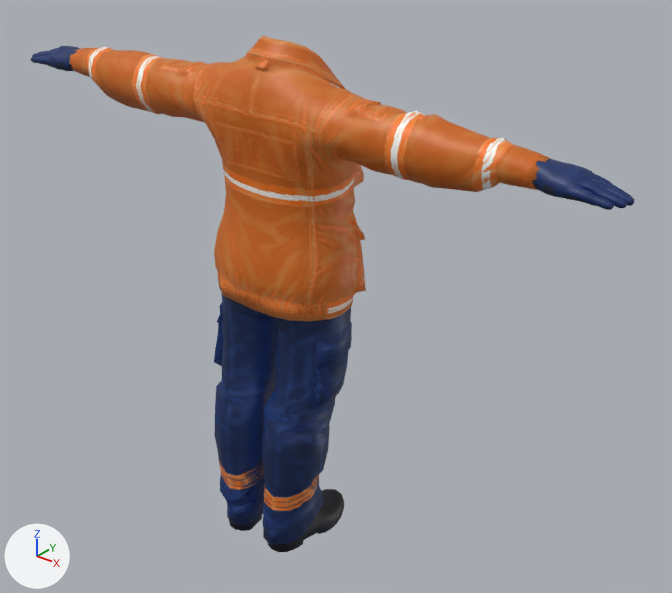
An edit to the glTF model body-glb/body-employee.glb, drawn before and after from the same camera.
Camera for both pictures: a 50 mm lens placed at (1.67, -1.86, 1.97), pointed at (0.1, 0.1, 0.75). Arrows for +X, +Y and +Z are at lower left; the lights stay in place. Where no turn or scale is listed for an object, it has been applied to the vertices. Vertices at the same position are counted once.

Script lines for the objects in view, before the commit:
```python
me_bottomsmesh = bpy.data.meshes.new('BottomsMesh')
me_bottomsmesh.from_pydata(...)  # 768 vertices, 1532 faces; spans x -0.237..0.199, y -0.188..0.146, z -0.042..0.967
me_bottomsmesh.materials.append(mat_bottommat)  # picture img_employee_bottom_diffuse
me_glovesmesh = bpy.data.meshes.new('GlovesMesh')
me_glovesmesh.from_pydata(...)  # 1296 vertices, 2560 faces; spans x -0.95..0.98, y -0.16..0.11, z 1.23..1.41
me_glovesmesh.materials.append(mat_glovemat)  # picture img_employee_glove_diffuse
me_shoesmesh = bpy.data.meshes.new('ShoesMesh')
me_shoesmesh.from_pydata(...)  # 1130 vertices, 2204 faces; spans x -0.225..0.151, y -0.177..0.181, z -0.097..0.418
me_shoesmesh.materials.append(mat_shoesmat)  # picture img_employee_shoes_diffuse
me_topsmesh = bpy.data.meshes.new('TopsMesh')
me_topsmesh.from_pydata(...)  # 1454 vertices, 2904 faces; spans x -0.75..0.78, y -0.17..0.18, z 0.75..1.52
me_topsmesh.materials.append(mat_topmat)  # picture img_employee_top_diffuse
ob_bottoms = bpy.data.objects.new('Bottoms', me_bottomsmesh)
ob_bottoms.location = (0.0, 0.0, 0.0)
ob_gloves = bpy.data.objects.new('Gloves', me_glovesmesh)
ob_gloves.location = (0.0, 0.0, 0.0)
ob_shoes = bpy.data.objects.new('Shoes', me_shoesmesh)
ob_shoes.location = (0.0, 0.0, 0.0)
ob_tops = bpy.data.objects.new('Tops', me_topsmesh)
ob_tops.location = (0.0, 0.0, 0.0)
```
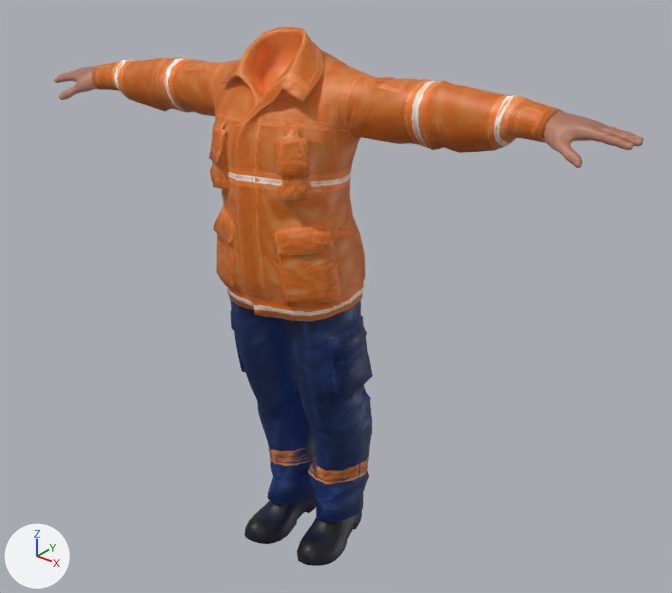
Where the newer file only moved an object's origin or applied its transform, the numbers keep the older frame.

What differs and where, as boxes (x1, y1, x2, y2) in the pictures (672 x 593 px):
'Tops', mesh turned: before (69, 36, 550, 321); after (92, 27, 562, 321)
'Bottoms', reshaped (12% shorter): before (214, 292, 352, 545); after (230, 300, 373, 522)
'Shoes', reshaped: before (229, 489, 344, 552); after (244, 498, 362, 566)
'Gloves', deleted (blue): before (31, 46, 634, 210)
'Body', added (brown): after (54, 66, 644, 168)

What the commit changed:
Picture 'employee_Body_Diffuse' (img_employee_body_diffuse) is new.
Material 'Bodymat' (mat_bodymat) is new.
Its texture is img_employee_body_diffuse.
Its metallic is 0.04.
me_bottomsmesh has 768 vertices, 1532 faces and spans x -0.237..0.199, y -0.188..0.146, z -0.042..0.967.
me_bottomsmesh is used by ob_bottoms; location (0.0, 0.0, 0.0).
me_bottomsmesh part 1: the whole mesh is multiplied about its middle by the matrix ((-1.0, 0.006, -0.005), (-0.006, -1.0, 0.002), (-0.005, 0.002, 1.0)), then moved by (0.039, 0.042, 0.006).
me_shoesmesh has 1130 vertices, 2204 faces and spans x -0.225..0.151, y -0.177..0.181, z -0.097..0.418.
me_shoesmesh is used by ob_shoes; location (0.0, 0.0, 0.0).
me_shoesmesh part 2: the whole mesh is multiplied about its middle by the matrix ((-1.0, 0.006, -0.005), (-0.006, -1.0, 0.002), (-0.005, 0.002, 1.0)), then moved by (0.078, -0.004, 0.006).
me_topsmesh has 1454 vertices, 2904 faces and spans x -0.75..0.78, y -0.17..0.18, z 0.75..1.52.
me_topsmesh is used by ob_tops; location (0.0, 0.0, 0.0).
me_topsmesh part 3: the whole mesh is turned -179.7 degrees about the z axis through the mesh origin.
Mesh me_bodymesh is new.
It has 2523 vertices, 5000 faces and spans x -0.99..0.95, y -0.11..0.17, z 1.23..1.42.
It uses material mat_bodymat (picture img_employee_body_diffuse).
Object 'Gloves' (ob_gloves) is deleted.
Object 'Body' (ob_body) is new; it shows me_bodymesh.
Its location is (0.0, 0.0, 0.0).
